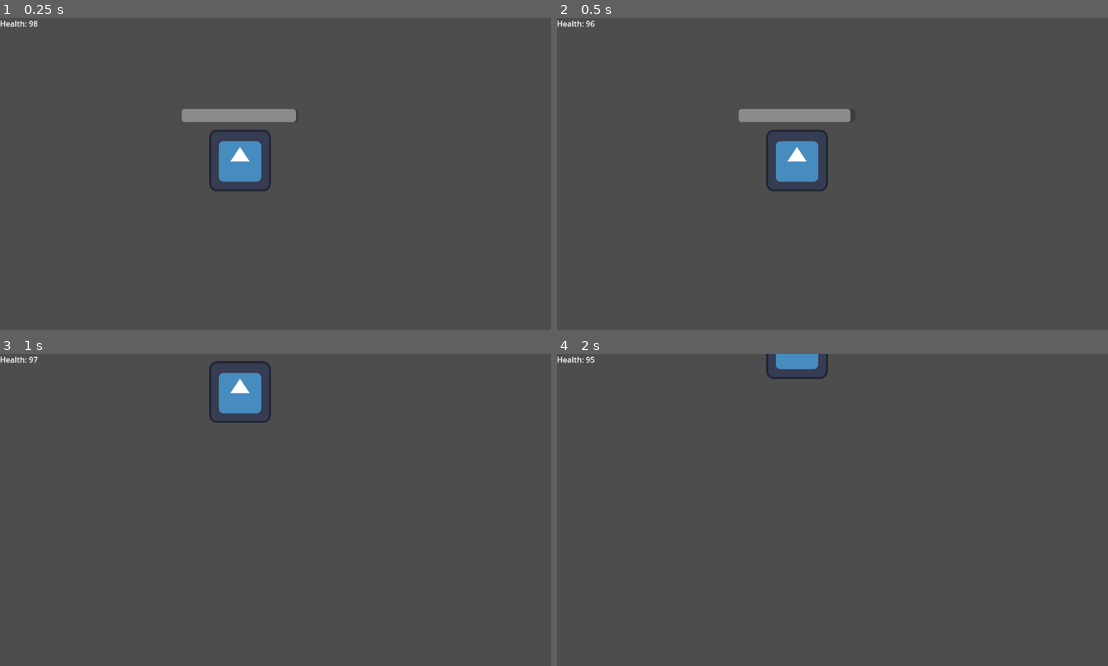
Above: before the commit, frames 1-4 (two rows, left to right).
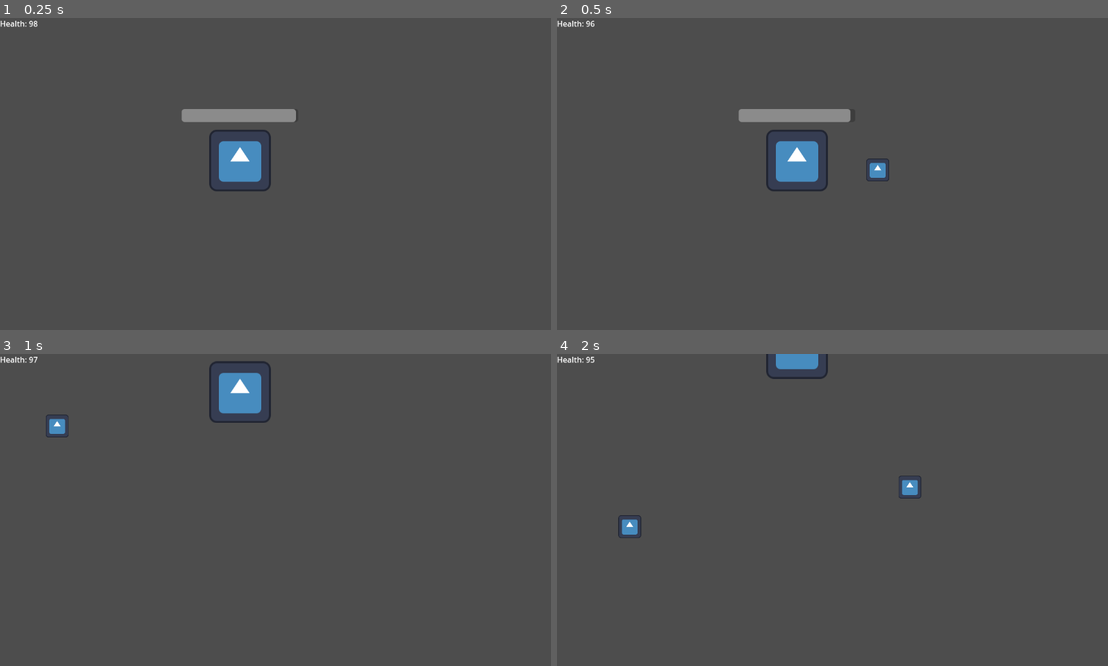
Above: after the commit, the same moments.

Repository: BumbertoEko/git_test_rep
Game: Godot game, scene res://Scenes/world.tscn
The game is run twice, just before and just after one commit, with the same random seed, the same clock (stepped at 60 frames per second) and the same inputs. The engine's default icon, where the game draws it, is replaced by a stand-in: a white triangle on a blue panel in a dark square.
Inputs:
- Up to frame 1 (0.25 s): no input
- Up to frame 2 (0.5 s): no input
- Up to frame 3 (1 s): hold W (Up) from 0.53 s (still down); hold R (R) from 0.53 s (still down)
- Up to frame 4 (2 s): keep holding W (Up); release R (R) at 1.28 s; tap R (R) at 1.35 s

Frame 1 is identical in both runs. In frame 2, 0.2% of the frame differs, in the area x 56-61%, y 44-53%; in frame 3, 0.2%; in frame 4, 0.4%, in the area x 11-67%, y 38-60%.

Commit message:
increased spawn rates
alot more spawns alot less health more fun

Diff:
--- a/Scenes/world.tscn
+++ b/Scenes/world.tscn
@@ -19,7 +19,7 @@
 script = ExtResource("2_x3yva")
 
 [node name="Timer_for_health_pick_gen" type="Timer" parent="health_pickup_generator"]
-wait_time = 1.5
+wait_time = 0.3
 autostart = true
 
 [connection signal="timeout" from="health_pickup_generator/Timer_for_health_pick_gen" to="health_pickup_generator" method="_on_timer_for_health_pick_gen_timeout"]
--- a/Script/health_pickup.gd
+++ b/Script/health_pickup.gd
@@ -2,4 +2,4 @@
 
 func _on_body_entered(body):
 	queue_free()
-	Global.health = Global.health + 10
+	Global.health = Global.health + 3
